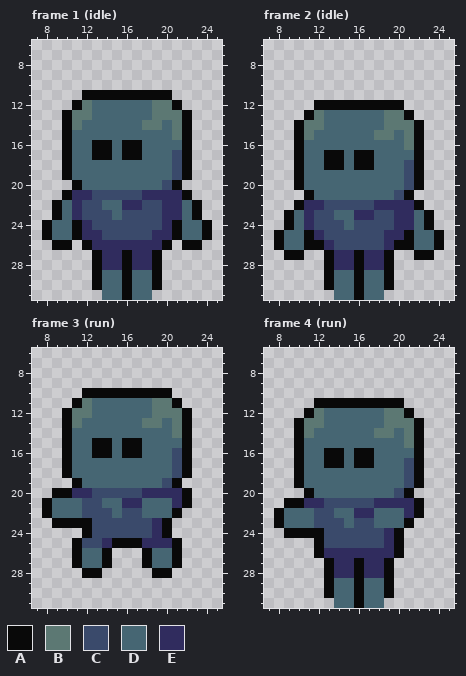
A pixel-art file gets an edit: assets/sprites/enemy/enemy.aseprite. Above: the version before the commit.
32x32 pixels, 6 frames. Shown: frame 1 (idle): x 7..25, y 6..31; frame 2 (idle): x 7..25, y 6..31; frame 3 (run): x 7..25, y 6..31; frame 4 (run): x 7..25, y 6..31. The commit also changed other frames, which this record leaves out.
Palette (. is transparent): A #090909  B #5c7873  C #3a4a6b  D #466673  E #302c5e
Pixels before, frame 1 (idle), first column x 8:
11 ....AAAAAAAAA....
12 ...ABDDDDDDBBA...
13 ..ABBDDDDDDBBBA..
14 ..ABDDDDDDBBDBA..
15 ..ADDDDDDDDDDBA..
16 ..ADDAADAADDDDA..
17 ..ADDAADAADDDCA..
18 ..ADDDDDDDDDDCA..
19 ..ADDDDDDDDDDCA..
20 ...ADDDDDDDDCA...
21 ..AEECCCCCEEEEA..
22 .ADECCDDEECCEEDA.
23 .ADECCCDCCCCEEDA.
24 ADDAECCCCCCCEADDA
25 ADDAEECCCCCEEADDA
26 .AA.AEEEEEEEA.AA.
27 .....AEEAEEA.....
28 .....AEEAEEA.....
29 .....ADDADDA.....
30 .....ADDADDA.....
31 ......DDADD......
Pixels before, frame 2 (idle), first column x 8:
12 ....AAAAAAAAA....
13 ...ABDDDDDDBBA...
14 ..ABBDDDDDDBBBA..
15 ..ABDDDDDDBBDBA..
16 ..ADDDDDDDDDDBA..
17 ..ADDAADAADDDDA..
18 ..ADDAADAADDDCA..
19 ..ADDDDDDDDDDCA..
20 ..ADDDDDDDDDDCA..
21 ...ADDDDDDDDCA...
22 ..AEECCCCCEEEEA..
23 .ADECCDDEECCEEDA.
24 .ADECCCDCCCCEEDA.
25 ADDAECCCCCCEEADDA
26 ADDAAECCCCCEAADDA
27 .AA..AEEAEEA..AA.
28 .....AEEAEEA.....
29 .....ADDADDA.....
30 .....ADDADDA.....
31 ......DDADD......
Pixels before, frame 3 (run), first column x 8:
10 ....AAAAAAAAA..
11 ...ABDDDDDDBBA.
12 ..ABBDDDDDDBBBA
13 ..ABDDDDDDBBDBA
14 ..ADDDDDDDDDDBA
15 ..ADDAADAADDDDA
16 ..ADDAADAADDDCA
17 ..ADDDDDDDDDDCA
18 ..ADDDDDDDDDDCA
19 ...ADDDDDDDDCA.
20 .AAEECCCCCEEEEA
21 ADDDCCDDEEDDDEA
22 ADDDCCCDCCDDDA.
23 .AAAACCCCCCEA..
24 ....ACCCCCCEA..
25 ...ACCEAAAEEEA.
26 ...ADDA...ADDA.
27 ...ADDA...ADDA.
28 ....AA.....AA..
Pixels before, frame 4 (run), first column x 8:
11 ....AAAAAAAAA..
12 ...ABDDDDDDBBA.
13 ..ABBDDDDDDBBBA
14 ..ABDDDDDDBBDBA
15 ..ADDDDDDDDDDBA
16 ..ADDAADAADDDDA
17 ..ADDAADAADDDCA
18 ..ADDDDDDDDDDCA
19 ..ADDDDDDDDDDCA
20 ...ADDDDDDDDCA.
21 .AAEECCCCCEEEEA
22 ADDDCCDDEEDDDEA
23 ADDDCCCDCCDDDA.
24 .AAAACCCCCCEA..
25 ....ACCCCCCEA..
26 ....AEEEEEEEA..
27 .....AEEAEEA...
28 .....AEEAEEA...
29 .....ADDADDA...
30 .....ADDADDA...
31 ......DDADD....
New version:
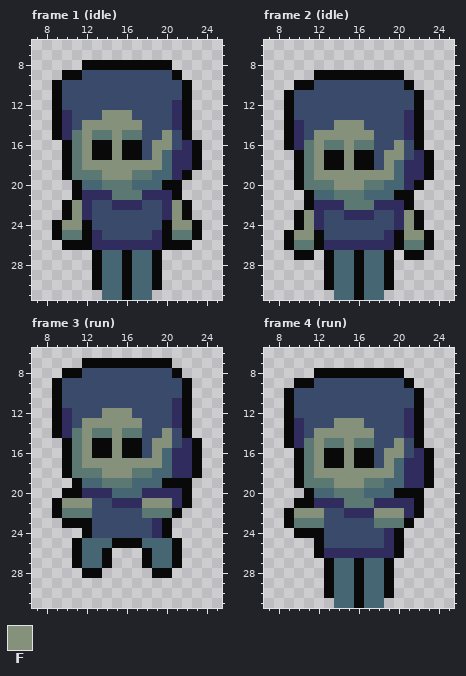
Colours new in this view: F #85917a
From old to new:
layer "zombie3" now shown
layer "zombie" now hidden
Changed rows in their new state; - is an unchanged pixel.
Frame 1 (idle):
first column x 8:
 8 ----AAAAAAAAA----
 9 --AACCCCCCCCCA---
10 -ACCCCCCCCCCCCA--
11 -ACCCCCCCCCCCCA--
12 -ACCCCCCCCCCCEA--
13 -AECCCFFFCCCCE---
14 -AECFFFFFFCCCE---
15 -AEBFBBFBBCCFC---
16 ---BF--F--CFFCEA-
17 ---BF--F--CF-EEA-
18 ---BFFFFFFFF-EEA-
19 ---BBBFFFBB--E---
20 ------BBB---A----
21 --.A-EEBBB---A.--
22 -.AFE-CE-----FA.-
23 -.AFE--C-----FA.-
24 .AFFA-------AFFA.
25 .ABBA-------ABBA.
26 -.-A---------A-.-
27 ------DD-DD------
28 ------DD-DD------
Frame 2 (idle):
first column x 8:
 9 ----AAAAAAAAA----
10 --AACCCCCCCCCA---
11 -ACCCCCCCCCCCCA--
12 -ACCCCCCCCCCCCA--
13 -ACCCCCCCCCCCEA--
14 -AECCCFFFCCCCE---
15 -AECFFFFFFCCCE---
16 -AEBFBBFBBCCFC---
17 ---BF--F--CFFCEA-
18 ---BF--F--CF-EEA-
19 ---BFFFFFFFF-EEA-
20 ---BBBFFFBB--E---
21 ------BBB---A----
22 --.A-EEBBB---A.--
23 -.AFE-CE-----FA.-
24 -.AFE--C-----FA.-
25 .AFFA-------AFFA.
26 .ABB--EEEEE--BBA.
27 -.-A--DD-DD--A-.-
28 ------DD-DD------
Frame 3 (run):
first column x 8:
 7 ----AAAAAAAAA---
 8 --AACCCCCCCCCA--
 9 -ACCCCCCCCCCCCA-
10 -ACCCCCCCCCCCCA-
11 -ACCCCCCCCCCCEA-
12 -AECCCFFFCCCCE--
13 -AECFFFFFFCCCE--
14 -AEBFBBFBBCCFC--
15 ---BF--F--CFFCEA
16 ---BF--F--CF-EEA
17 ---BFFFFFFFF-EEA
18 ---BBBFFFBB--EEA
19 ------BBB---A-A-
20 -.-A-EEDDD------
21 .AFFF-CE--FFF---
22 .ABBB--C--BBB---
23 -.--------------
25 ----DDD---DDD---
Frame 4 (run):
first column x 8:
 8 ----AAAAAAAAA---
 9 --AACCCCCCCCCA--
10 -ACCCCCCCCCCCCA-
11 -ACCCCCCCCCCCCA-
12 -ACCCCCCCCCCCEA-
13 -AECCCFFFCCCCE--
14 -AECFFFFFFCCCE--
15 -AEBFBBFBBCCFC--
16 ---BF--F--CFFCEA
17 ---BF--F--CF-EEA
18 ---BFFFFFFFF-EEA
19 ---BBBFFFBB--EEA
20 ------BBB---A-A-
21 -.-A-EEBBB------
22 .AFFF-CE--FFF---
23 .ABBB--C--BBB---
24 -.--------------
27 ------DD-DD-----
28 ------DD-DD-----
Changed places in both pictures, as pixel boxes (x1, y1, x2, y2):
changed: (42, 60, 212, 270)
changed: (274, 70, 444, 270)
changed: (42, 358, 202, 548)
changed: (274, 368, 434, 538)
changed: (334, 558, 384, 578)
